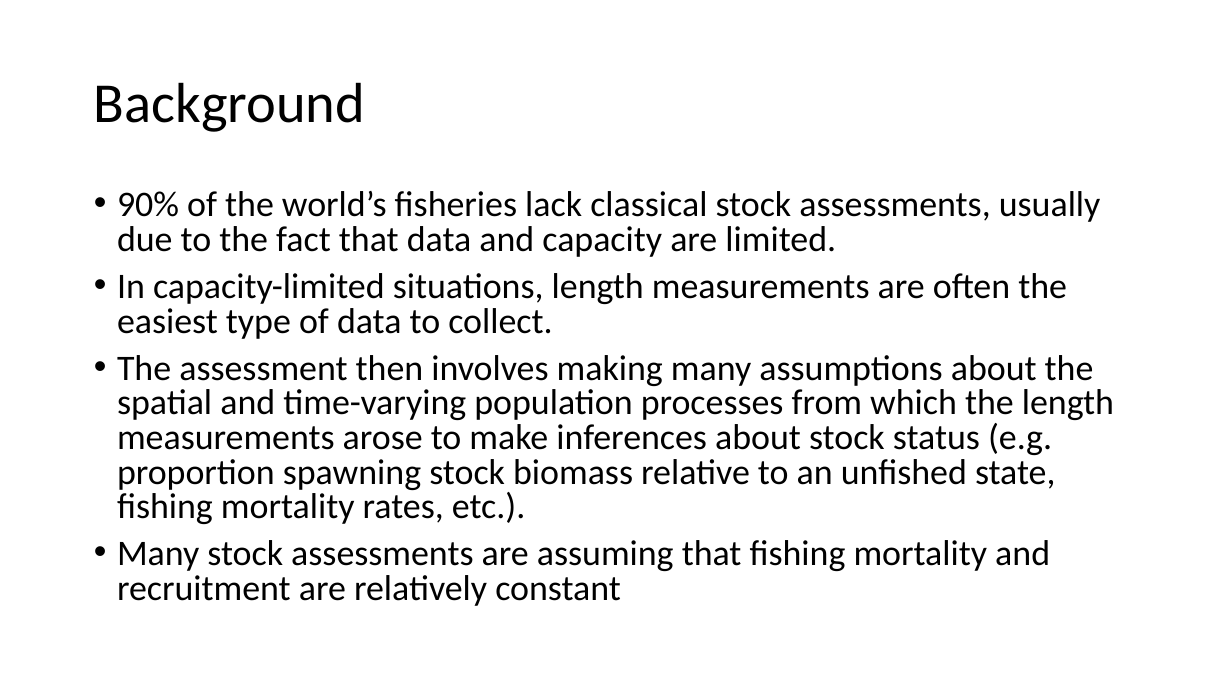
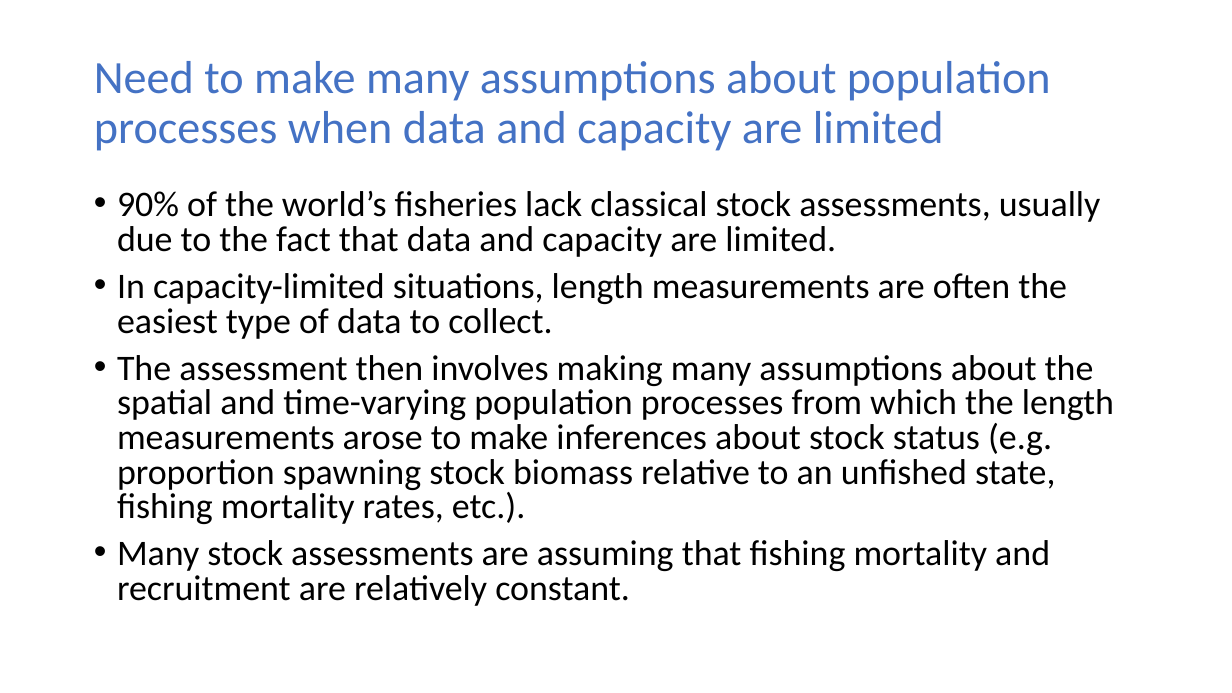
Before and after one commit to merrillrudd/2016_Spatio-temporal_models, a slide deck: slide 2 of Project/Rudd_Project.pptx. Drawn at 1232x693 pixels with LibreOffice and Linux fonts; fonts in the diff are those of the drawing. Boxes give left, top, right and bottom in pixels: in the first picture for what was removed or moved away, otherwise in the second. Text is boxed around its words. In the diff, an @@ line names an element or a change of style, - is before the commit and + after.

```diff
--- a/Project/Rudd_Project.pptx
+++ b/Project/Rudd_Project.pptx
@@ title at (x1=94, y1=61, x2=1051, y2=151): text changed; size 44 to 36 pt; text colour #000000 to #4472C4 @@
-Background
+Need to make many assumptions about population processes when data and capacity are limited
@@ text at (x1=117, y1=540, x2=1050, y2=606): text changed @@
-• Many stock assessments are assuming that fishing mortality and recruitment are relatively constant
+• Many stock assessments are assuming that fishing mortality and recruitment are relatively constant.
```
Also in this commit, not shown: 9 other slides changed, 8 slides added, 3 slides removed, 1 other file.
